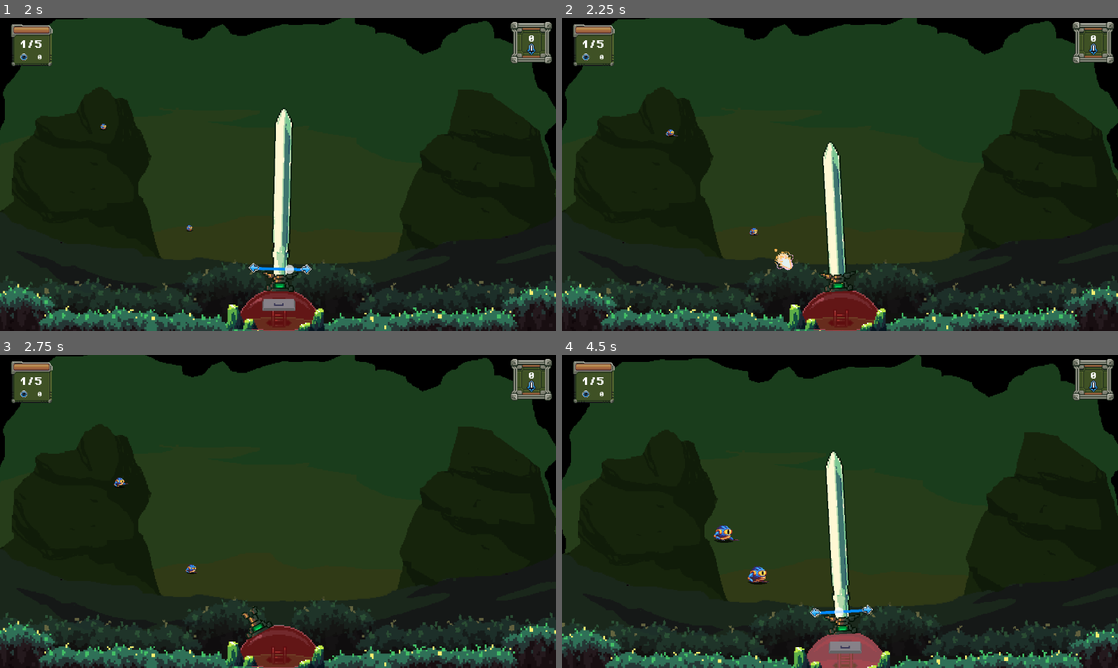
Above: before the commit, frames 1-4 (two rows, left to right).
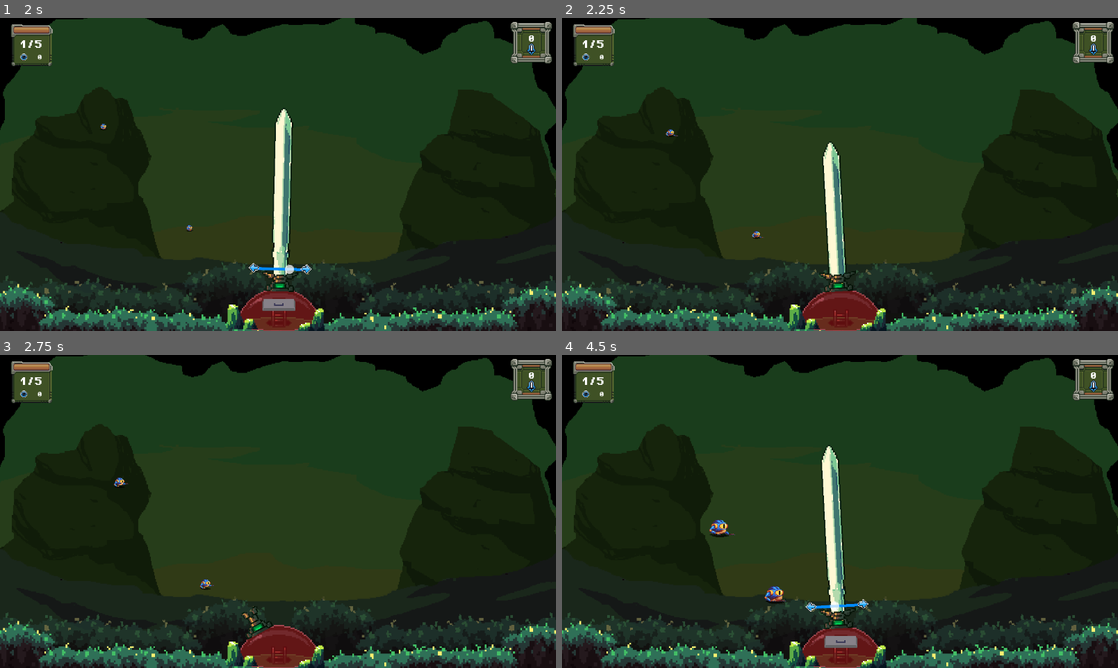
Above: after the commit, the same moments.

Repository: antoinenisoli/DomeSword_GWJ_2025
Game: Godot game, scene res://scenes/levels/game.tscn
Same seed, same stepped clock (60 frames per second), same inputs: the game is played once before the commit and once after it.
Inputs (mouse positions are in pixels of both pictures, inside the frame that each line leads up to):
- Up to frame 1 (2 s): click "RESUME" at 0.5 s; move the mouse to (400, 158) at 1.27 s; press the mouse at (400, 158) at 1.28 s; hold Right (move_right) from 1.28 s (still down)
- Up to frame 2 (2.25 s): move the mouse to (728, 190) at 2.02 s; release Right (move_right) at 2.03 s; release the mouse at (728, 190) at 2.03 s; hold Left (move_left) from 2.03 s (still down); tap E (switch_weapon) at 2.1 s
- Up to frame 3 (2.75 s): keep holding Left (move_left)
- Up to frame 4 (4.5 s): move the mouse to (895, 442) at 2.77 s; release Left (move_left) at 2.78 s; press the mouse at (895, 442) at 2.78 s; hold Right (move_right) 2.78-4.28 s; move the mouse to (812, 574) at 3.52 s; release the mouse at (812, 574) at 3.53 s; tap E (switch_weapon) at 3.6 s; move the mouse to (1006, 558) at 4.27 s; press the mouse at (1006, 558) at 4.28 s; hold Left (move_left) from 4.28 s (still down)

Frame 1 is identical in both runs. In frame 2, 0.2% of the frame differs, in the area x 33-42%, y 67-81%; in frame 3, 0.1%; in frame 4, 13%, in the area x 0-100%, y 0-100%.

Commit message:
only detect enemies on steering

Diff:
--- a/scenes/entities/enemies/fly_enemy.tscn
+++ b/scenes/entities/enemies/fly_enemy.tscn
@@ -249,7 +249,6 @@
 lock_rotation = true
 script = ExtResource("1_hucf0")
 speed = 50.0
-min_distance = 500.0
 enemy = NodePath("Entity")
 push_cooldown = NodePath("pushedCooldown")
 
--- a/scenes/entities/enemies/frog_enemy.tscn
+++ b/scenes/entities/enemies/frog_enemy.tscn
@@ -306,7 +306,7 @@
 lock_rotation = true
 script = ExtResource("1_nwdrs")
 speed = 50.0
-min_distance = 200.0
+min_distance = 150.0
 enemy = NodePath("Frog_Entity")
 push_cooldown = NodePath("pushedCooldown")
 
@@ -354,14 +354,14 @@
 
 [node name="Steering" type="Node2D" parent="." unique_id=1949269131 node_paths=PackedStringArray("collision_ray", "avoidance_ray", "line", "body")]
 script = ExtResource("6_wmmkl")
-collision_ray = NodePath("RayCast2D")
+collision_ray = NodePath("CollisionRay")
 avoidance_ray = NodePath("AvoidanceRay")
 line = NodePath("ObstacleLine")
 body = NodePath("..")
 max_ahead = 150.0
 max_avoidance = 250.0
 
-[node name="RayCast2D" type="RayCast2D" parent="Steering" unique_id=1127945971]
+[node name="CollisionRay" type="RayCast2D" parent="Steering" unique_id=1127945971]
 
 [node name="AvoidanceRay" type="RayCast2D" parent="Steering" unique_id=979331868]
 self_modulate = Color(18.892157, 0, 1.1297288, 1)
--- a/scripts/Entities/steering.gd
+++ b/scripts/Entities/steering.gd
@@ -19,7 +19,7 @@
 	collision_ray.target_position = body.linear_velocity.normalized() * max_ahead
 	line.set_point_position(0, Vector2(0, 0))
 
-	if collision_ray.is_colliding():
+	if collision_ray.is_colliding() && collision_ray.get_collider().is_in_group("Enemies"):
 		avoid_obstacle(collision_ray.get_collider().position)
 	else:
 		avoidance_ray.target_position = Vector2(0, 0)
